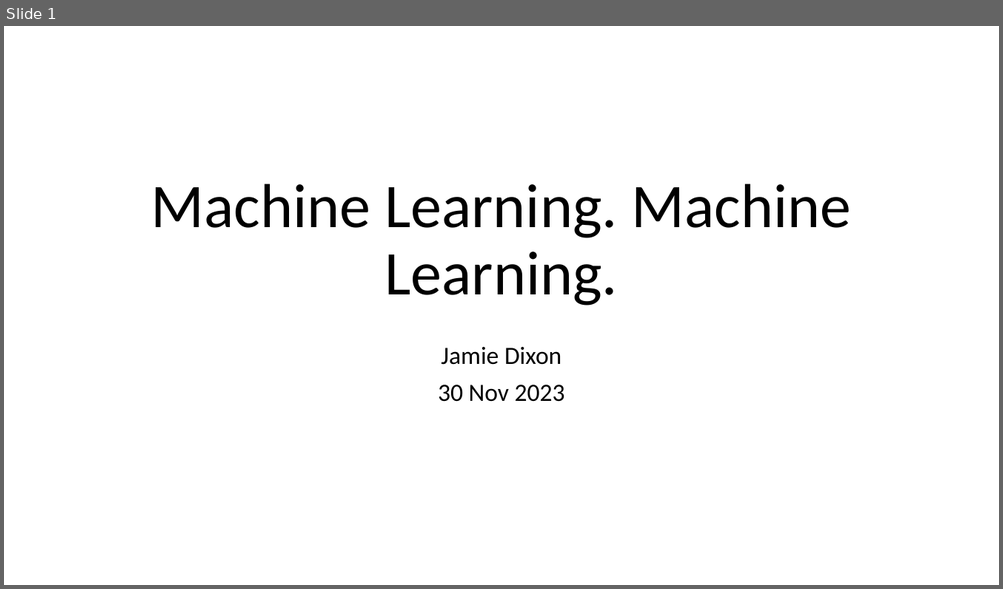
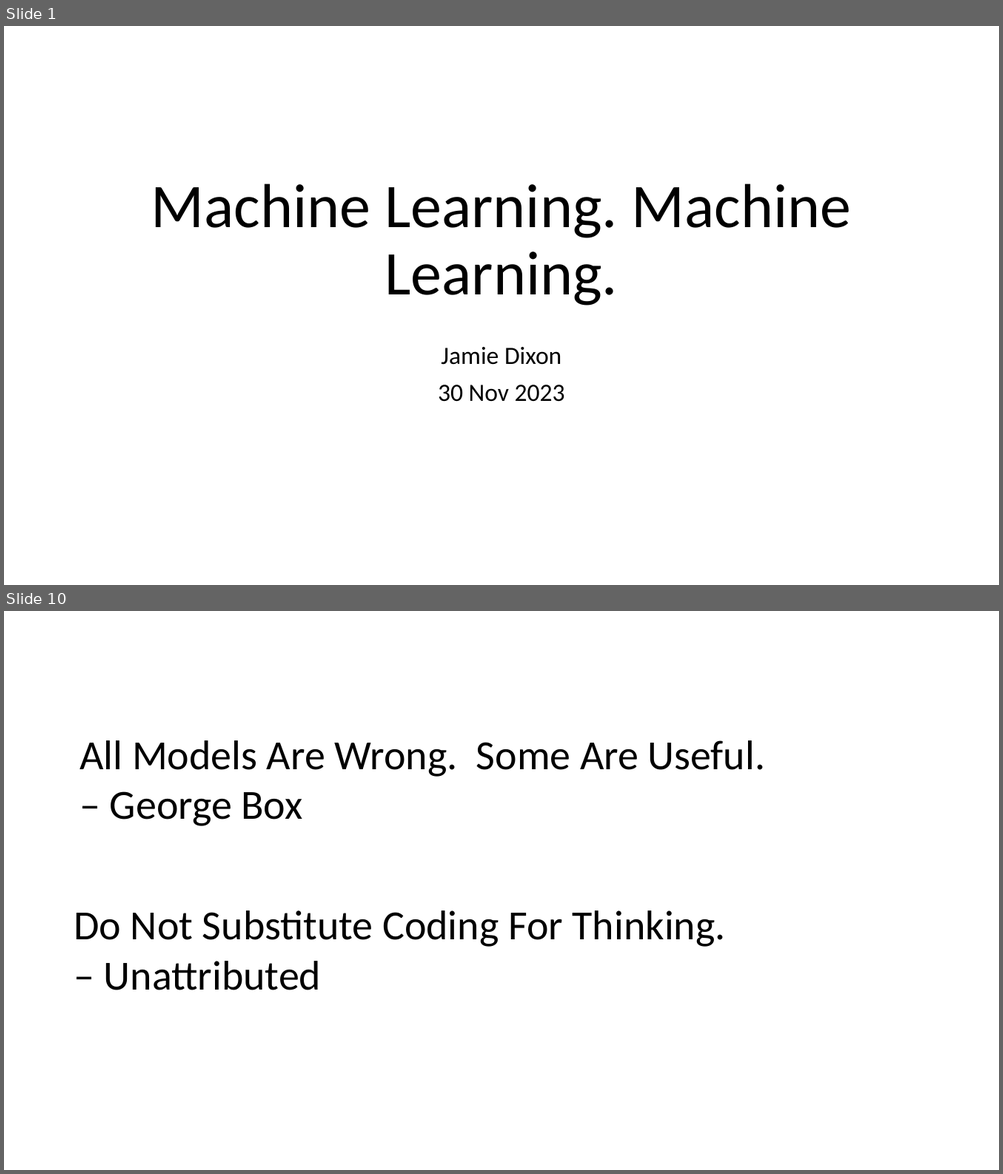
Before and after one commit to jamessdixon/swe4s, a slide deck: SWES_MachineLearning.pptx. Shown one above the other, each under a label of ours: slide 1 before the commit, slides 1 and 10 after it; the slides between them are not shown. The pictures are 1003x589 and 1003x1174 pixels, drawn with LibreOffice and Linux fonts; fonts in the diff are those of the drawing. Boxes give left, top, right and bottom in pixels: in the first picture for what was removed or moved away, otherwise in the second. Text is boxed around its words. In the diff, an @@ line names an element or a change of style, - is before the commit and + after.

```diff
--- a/SWES_MachineLearning.pptx
+++ b/SWES_MachineLearning.pptx
@@ slide 10 added at (4, 611, 999, 1170), background #FFFFFF @@
@@ text added at (79, 741, 765, 826), 40 pt, text #000000 @@
+All Models Are Wrong. Some Are Useful.
+– George Box
@@ text added at (74, 911, 726, 991), 40 pt, text #000000 @@
+Do Not Substitute Coding For Thinking.
+– Unattributed
```
Also in this commit, not shown: 9 other slides added, 1 other file.
